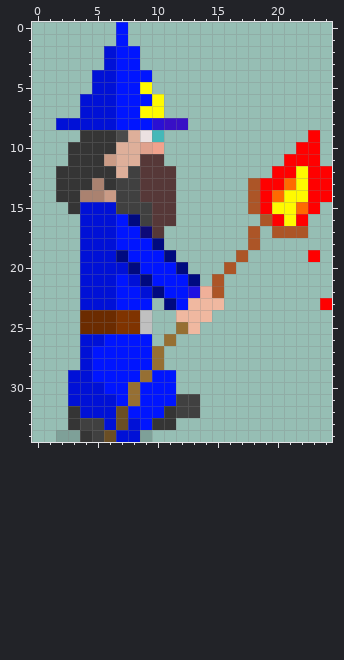
Two states of a pixel-art sprite, Game2Grow sprites/walking/png/Wizard - walking(6).png. Above is the file before it was changed.
The file is 25x35 pixels. Pixels under 10% opacity are left out. Colours within 5 levels of each other are drawn and written as one.
Once edited:
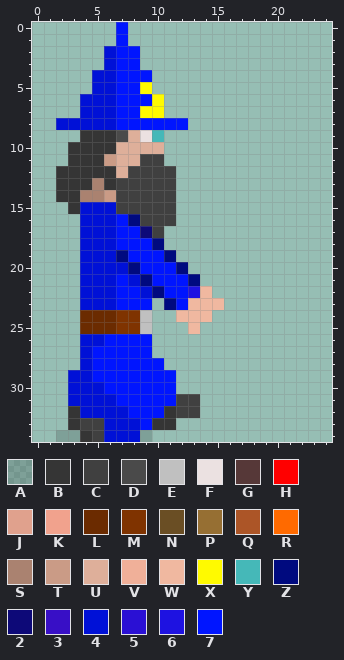
Palette (. is transparent): A #00000028  B #353535  C #404040  D #4a4a4a  E #c0c0c0  F #ebe1e1  G #563838  H #ff0000  J #e0a18d  K #f1a28d  L #6b2b00  M #7f3300  N #6a4e24  P #966f33  Q #ac5527  R #ff6a00  S #aa8270  T #ca9b86  U #deaf9a  V #f0b099  W #f0b8a0  X #fffa00  Y #45b8b8  Z #000a7f  2 #0d0978  3 #380fc6  4 #0011d7  5 #2a10d4  6 #1e12e1  7 #0015ff
Edits made:
@@ x 0..24 @@
  7 ....44477XX..............
- 8 ..44444777533............
- 9 ....BBBDUFY............H.
-10 ...BBBBUUJK...........HH.
-11 ...BBBTUUGG..........HHH.
-12 ..BBBBBUCGGG........HHXHH
-13 ..BBBSBCCGGG......QHHRXHH
-14 ..BBSSTCCGGG......QHRXXHH
-15 ...B444CCCGG......QHXXRH.
-16 ....4447ZCGG.......QHXH..
-17 ....444772G.......Q.QQQ..
-18 ....444777Z.......Q......
-19 ....444Z777Z.....Q.....H.
-20 ....4444Z777Z...Q........
-21 ....44474Z777Z.Q.........
-22 ....444774Z776VQ.........
-23 ....444777.Z7WWW........H
+ 8 ..44444777777............
+ 9 ....BBBDUFY..............
+10 ...BBBBUUUU..............
+11 ...BBBTUUCC..............
+12 ..BBBBBUCCCC.............
+13 ..BBBSBCCCCC.............
+14 ..BBSSTCCCCC.............
+15 ...B444CCCCC.............
+16 ....4447ZCCC.............
+17 ....444772C..............
+18 ....444777Z..............
+19 ....444Z777Z.............
+20 ....4444Z777Z............
+21 ....44474Z777Z...........
+22 ....444774Z776W..........
+23 ....444777.Z7WWW.........
 24 ....LLLMME..WWW..........
-25 ....LLLMME..PW...........
-26 ....447777.P.............
-27 ....477777P..............
-28 ....477777P..............
-29 ...447777P77.............
-30 ...44477P777.............
-31 ...44447P777CC...........
-32 ...B444N777BCC...........
-33 ...BCC4N47BB.............
-34 ..AABCN44A...............
+25 ....LLLMME...W...........
+26 ....447777...............
+27 ....477777...............
+28 ....4777777..............
+29 ...447777777.............
+30 ...444777777.............
+31 ...444477777CC...........
+32 ...B4444777BCC...........
+33 ...BCC4447BB.............
+34 ..AABC444A...............
Where, in picture pixels (left, top, right, bottom), the same in both pictures:
changed: (104, 118, 332, 442)
